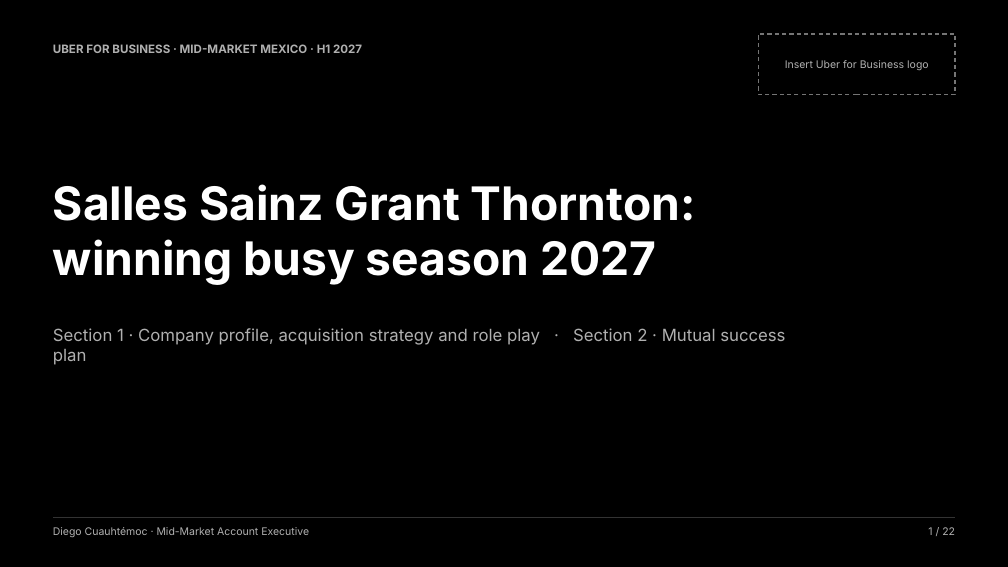
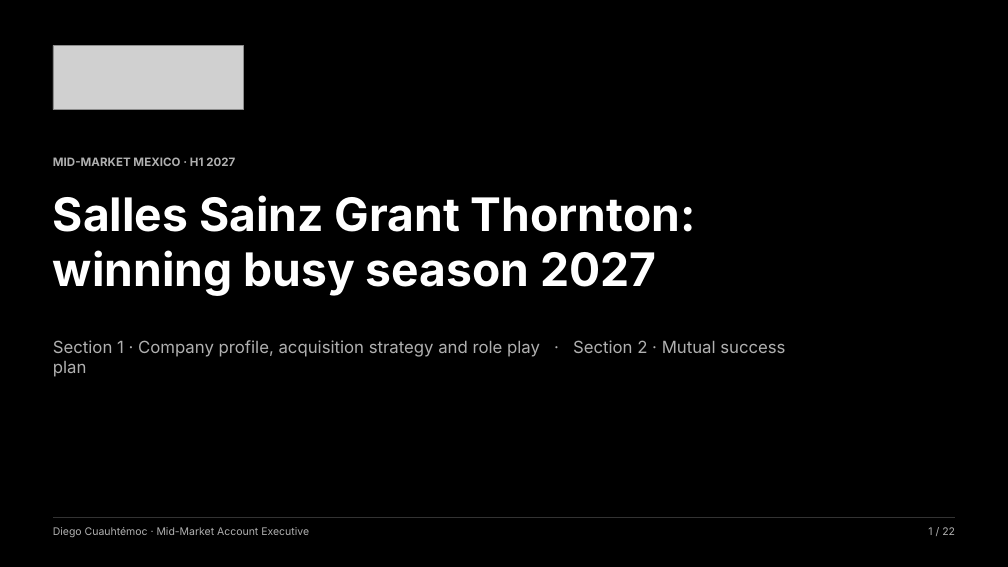
Before and after one commit to Hugocuau70/Entrevistas-de-trabajo, a slide deck: slide 1 of uber-for-business-mm-ae/07_deck/SSGT_Uber_for_Business_Panel_Deck.pptx. Drawn at 1008x567 pixels with LibreOffice and Linux fonts; fonts in the diff are those of the drawing; grey boxes stand for pictures. Boxes give left, top, right and bottom in pixels: in the first picture for what was removed or moved away, otherwise in the second. Text is boxed around its words. In the diff, an @@ line names an element or a change of style, - is before the commit and + after.

```diff
--- a/uber-for-business-mm-ae/07_deck/SSGT_Uber_for_Business_Panel_Deck.pptx
+++ b/uber-for-business-mm-ae/07_deck/SSGT_Uber_for_Business_Panel_Deck.pptx
@@ picture added at (x1=53, y1=45, x2=243, y2=110) @@
@@ rectangle removed at (x1=758, y1=34, x2=955, y2=95) @@
@@ text removed at (x1=785, y1=60, x2=929, y2=70) @@
-Insert Uber for Business logo
@@ text at (x1=53, y1=157, x2=235, y2=166): text changed @@
-UBER FOR BUSINESS · MID-MARKET MEXICO · H1 2027
+MID-MARKET MEXICO · H1 2027
@@ text "Salles Sainz Grant Thornton: winning ..." moved from (x1=53, y1=184, x2=696, y2=285) to (x1=53, y1=195, x2=696, y2=296) @@
@@ text "Section 1 · Company profile, ..." moved from (x1=53, y1=328, x2=785, y2=365) to (x1=53, y1=340, x2=785, y2=377) @@
```
Also in this commit, not shown: 21 other slides changed, 7 other files.
